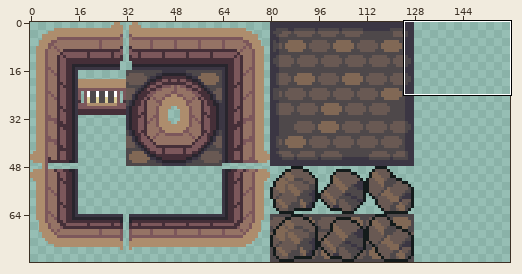
Edited in one commit: sprite sheet (assets/NinjaAdventure/Backgrounds/Tilesets/Interior/CustomTileset.png). Above, an overview of the earlier version with the close-up marked.
Close-up. Earlier state:
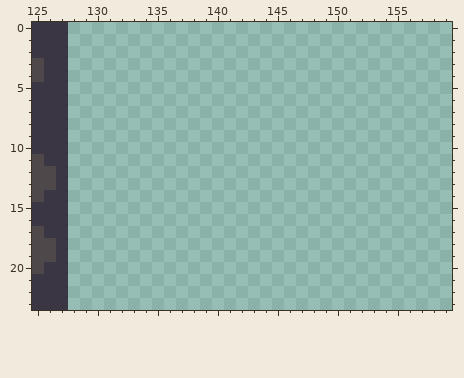
The file is 160x80 pixels. Colours within 5 levels of each other are drawn and written as one. Shown: x 125..159, y 0..23.
The result:
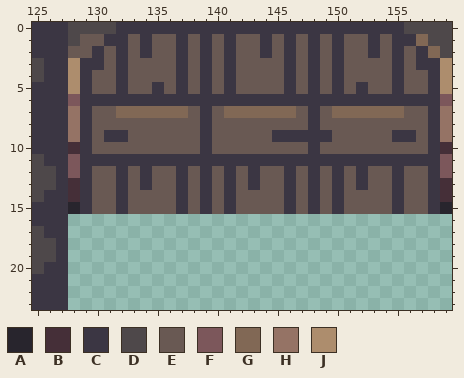
Palette (. is transparent): A #28252d  B #452f38  C #3b3643  D #4e484a  E #695953  F #7c575b  G #816855  H #957365  J #ad8d6d
Difference:
Colour A now appears in row 15 at x 128 and 159.
Colour B now appears in row 10 at x 128 and 159; in rows 13 to 14 at x 128 and 159.
Colour C now appears in row 0 at x 132 to 155; in row 1 at x 131 to 132, 134, 137, 139, 141, 144, 146, 148, 150, 153 and 155 to 156; in row 2 at x 130, 132, 134, 137, 139, 141, 144, 146, 148, 150, 153, 155 and 157; in row 3 at x 129 to 130, 132, 137, 139, 141, 146, 148, 150, 155 and 157 to 158; in row 4 at x 129, 132, 137, 139, 141, 146, 148, 150, 155 and 158; in row 5 at x 129, 132, 135, 137, 139, 141, 146, 148, 150, 152, 155 and 158.
Colour C now appears in row 6 at x 129 to 158; in rows 7 to 8 at x 129, 139, 148 and 158; in row 9 at x 129, 131 to 132, 139, 145 to 149, 155 to 156 and 158; in row 10 at x 129, 139, 148 and 158; in row 11 at x 129 to 158; in rows 12 to 13 at x 129, 132, 134, 137, 139, 141, 143, 146, 148, 150, 152, 155 and 158.
Colour C now appears in rows 14 to 15 at x 129, 132, 137, 139, 141, 146, 148, 150, 155 and 158.
Colour D now appears in row 0 at x 128 to 131 and 156 to 159; in row 1 at x 128 and 158 to 159; in row 2 at x 159.
Colour E now appears in row 1 at x 129 to 130, 133, 135 to 136, 138, 140, 142 to 143, 145, 147, 149, 151 to 152 and 154; in row 2 at x 128 to 129, 131, 133, 135 to 136, 138, 140, 142 to 143, 145, 147, 149, 151 to 152, 154 and 156; in row 3 at x 131, 133 to 136, 138, 140, 142 to 145, 147, 149, 151 to 154 and 156; in row 4 at x 130 to 131, 133 to 136, 138, 140, 142 to 145, 147, 149, 151 to 154 and 156 to 157; in row 5 at x 130 to 131, 133 to 134, 136, 138, 140, 142 to 145, 147, 149, 151, 153 to 154 and 156 to 157; in row 7 at x 130 to 131, 138, 140, 147, 149 and 156 to 157.
Colour E now appears in row 8 at x 130 to 138, 140 to 147 and 149 to 157; in row 9 at x 130, 133 to 138, 140 to 144, 150 to 154 and 157; in row 10 at x 130 to 138, 140 to 147 and 149 to 157; in rows 12 to 13 at x 130 to 131, 133, 135 to 136, 138, 140, 142, 144 to 145, 147, 149, 151, 153 to 154 and 156 to 157; in rows 14 to 15 at x 130 to 131, 133 to 136, 138, 140, 142 to 145, 147, 149, 151 to 154 and 156 to 157.
Colour F now appears in row 6 at x 128 and 159; in rows 11 to 12 at x 128 and 159.
Colour G now appears in row 1 at x 157; in row 2 at x 158; in row 7 at x 132 to 137, 141 to 146 and 150 to 155.
Colour H now appears in rows 7 to 9 at x 128 and 159.
Colour J now appears in rows 3 to 5 at x 128 and 159.
Pixel boxes of the changes (left, top, right, bottom) in both close-ups:
added: (68, 22, 452, 214)
